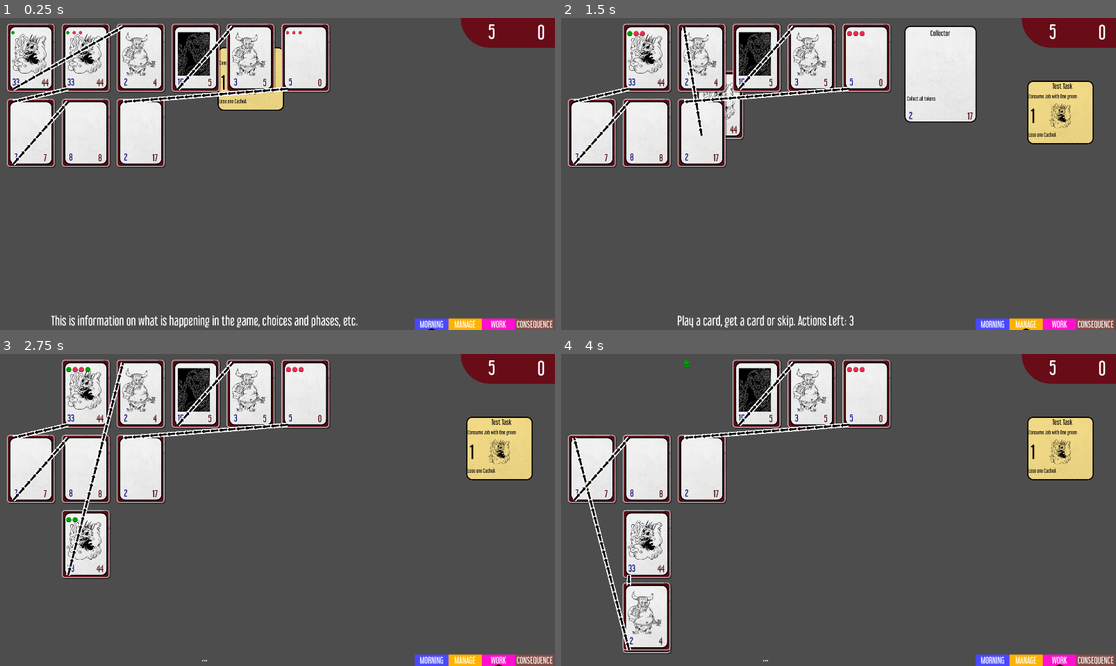
Above: before the commit, frames 1-4 (two rows, left to right).
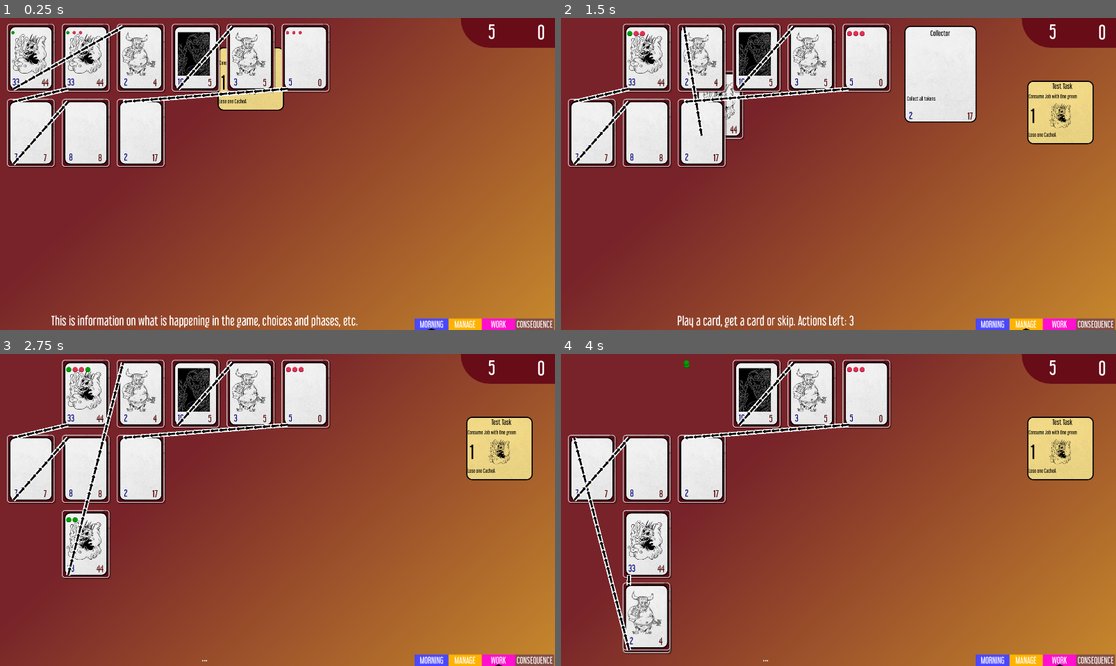
Above: after the commit, the same moments.

Repository: TicklesTheBrain/HellManager
Game: Godot game, scene res://scenes/main.tscn
Same seed, same stepped clock (60 frames per second), same inputs: the game is played once before the commit and once after it.
Inputs (mouse positions are in pixels of both pictures, inside the frame that each line leads up to):
- Up to frame 1 (0.25 s): no input
- Up to frame 2 (1.5 s): drag from (594, 58) to (755, 58) at 0.52 s; drag from (755, 133) to (644, 58) at 1.27 s
- Up to frame 3 (2.75 s): hold W (work) from 2.03 s (still down); click (83, 394) at 2.17 s
- Up to frame 4 (4 s): release W (work) at 2.75 s; drag from (644, 394) to (644, 544) at 2.77 s; drag from (699, 394) to (644, 619) at 3.52 s

The runs differ from the first frame. In frame 1, 79% of the frame differs, in the area x 0-100%, y 0-100%; in frame 2, 75%; in frame 3, 78%; in frame 4, 79%.

Commit message:
draggable background v0.1

Diff:
--- /dev/null
+++ b/CanvasLayerFollowPosition.gd
@@ -0,0 +1,8 @@
+extends CanvasLayer
+class_name CanvasLayerFollowPosition
+
+@export var nodeForFollowPosition: Node2D
+
+func _process(_delta):
+    if nodeForFollowPosition != null:
+        offset = nodeForFollowPosition.position
--- /dev/null
+++ b/CompanyUICanvas.gd
@@ -0,0 +1,38 @@
+extends Node2D
+class_name CompanyUICanvas
+
+@export var background: ColorRect
+@export var collisionShape: CollisionShape2D
+@export var initialSize: Vector2
+
+var myStartPosition: Vector2
+var currentSize: Vector2
+var drag: bool = false
+
+func _ready():
+	makeSize(initialSize)
+	myStartPosition = position
+
+func _on_drag_area_company_ui_input_event(viewport:Node, event:InputEvent, _shape_idx:int):
+	if event is InputEventMouseButton and event.is_pressed() and event.button_index == MouseButton.MOUSE_BUTTON_LEFT:
+		Events.companyCanvasDragStart.emit(self)
+	if event is InputEventMouseButton and event.is_released() and event.button_index == MouseButton.MOUSE_BUTTON_LEFT:
+		Events.companyCanvasDragReleased.emit(self)
+	if event is InputEventMouseMotion and drag:
+		adjustDrag(event.relative, viewport)
+
+
+	pass # Replace with function body.
+
+func makeSize(size: Vector2):
+	background.size = size
+	collisionShape.shape.size = size
+	collisionShape.position = size/2
+	currentSize = size
+
+func adjustDrag(dragAmount: Vector2, viewport: Viewport):
+	var viewportSize = viewport.get_visible_rect().size
+	# print('viewportSize ', viewportSize)
+	position += dragAmount
+	position.x = clamp(position.x, (currentSize.x - viewportSize.x)*-1, myStartPosition.x)
+	position.y = clamp(position.y, (currentSize.y - viewportSize.y)*-1, myStartPosition.y)
--- /dev/null
+++ b/scenes/companyUICanvas.gdshader
@@ -0,0 +1,88 @@
+shader_type canvas_item;
+//A shader by 刚学shader的小策划@SL
+
+uniform float effect_filling: hint_range(0.0, 1.0, 0.01) = 1.0;
+uniform float angle: hint_range(-180.0, 180.0, 0.1) = 0.0;
+uniform float keep_saturation: hint_range(0.0, 1.0, 0.01) = 1.0;
+uniform float keep_luminance: hint_range(0.0, 1.0, 0.01) = 1.0;
+uniform vec4 color_start: source_color = vec4(1.0);
+uniform float start_pos: hint_range(0.0, 1.0, 0.01) = 0.0;
+uniform vec4 color_mid: source_color = vec4(1.0);
+uniform float mid_pos: hint_range(0.0, 1.0, 0.01) = 0.5;
+uniform vec4 color_end: source_color = vec4(1.0);
+uniform float end_pos: hint_range(0.0, 1.0, 0.01) = 1.0;
+uniform bool midpos_enabled = false;
+
+uniform float range_start: hint_range(0.0, 1.0, 0.01) = 0.0;
+uniform float range_end: hint_range(0.0, 1.0, 0.01) = 1.0;
+uniform float range_softedge: hint_range(0.0, 1.0, 0.01) = 0.1;
+
+//Functions from @nonunknown
+vec3 rgb2hsv(vec3 c)
+{
+    vec4 K = vec4(0.0, -1.0 / 3.0, 2.0 / 3.0, -1.0);
+    vec4 p = mix(vec4(c.bg, K.wz), vec4(c.gb, K.xy), step(c.b, c.g));
+    vec4 q = mix(vec4(p.xyw, c.r), vec4(c.r, p.yzx), step(p.x, c.r));
+
+    float d = q.x - min(q.w, q.y);
+    float e = 1.0e-10;
+    return vec3(abs(q.z + (q.w - q.y) / (6.0 * d + e)), d / (q.x + e), q.x);
+}
+
+vec3 hsv2rgb(vec3 c)
+{
+    vec4 K = vec4(1.0, 2.0 / 3.0, 1.0 / 3.0, 3.0);
+    vec3 p = abs(fract(c.xxx + K.xyz) * 6.0 - K.www);
+    return c.z * mix(K.xxx, clamp(p - K.xxx, 0.0, 1.0), c.y);
+}
+
+void fragment() {
+	vec4 tex = texture(TEXTURE, UV);
+	vec3 hsv = rgb2hsv(tex.rgb);
+
+	vec2 angle_vec = vec2(cos(angle/180.0*PI),sin(angle/180.0*PI));
+	float _uv_pos = dot(vec2(UV.x-0.5, UV.y-0.5),angle_vec) + 0.5;
+
+	// the .r here represents HUE, .g is SATURATION, .b is LUMINANCE
+	vec4 color = vec4(1.0);
+
+	if (_uv_pos < start_pos) {color = color_start;}
+	if (_uv_pos > end_pos) {color = color_end;}
+
+	if (_uv_pos > start_pos && _uv_pos < end_pos){
+		if (midpos_enabled && mid_pos > start_pos && mid_pos < end_pos){
+			if (_uv_pos > mid_pos){
+				color = mix(color_mid, color_end, (_uv_pos-mid_pos)/(end_pos-mid_pos));
+			}
+			else{
+				color = mix(color_start, color_mid,(_uv_pos-start_pos)/(mid_pos-start_pos));
+			}
+		}
+		else {
+			color = mix(color_start, color_end, (_uv_pos-start_pos)/(end_pos-start_pos));
+		}
+	}
+
+	vec3 _c = rgb2hsv(color.rgb);
+	vec3 new_color = vec3(_c.r,mix(_c.g,hsv.g,keep_saturation),mix(_c.b,hsv.b,keep_luminance));
+
+	tex = vec4(hsv2rgb(new_color),tex.a);
+
+	//Range参数在这里生效：超出Range范围时调整其实际filling值
+	float _filling = effect_filling;
+
+	if (range_start > 0.0){
+		if (_uv_pos < (range_start - range_softedge)){_filling = 0.0;}
+		if (_uv_pos > (range_start - range_softedge) && _uv_pos < (range_start + range_softedge)){
+			_filling *= (_uv_pos - (range_start - range_softedge))/ (range_softedge*2.0) ;}
+		}
+
+	if (range_end < 1.0 && range_end > range_start){
+		if (_uv_pos > (range_end + range_softedge)){_filling = 0.0;}
+		if (_uv_pos > (range_end - range_softedge) && _uv_pos < (range_end + range_softedge)){
+			_filling *= 1.0 - (_uv_pos - (range_end - range_softedge))/ (range_softedge*2.0) ;}
+		}
+
+	COLOR = mix( texture(TEXTURE, UV), tex, _filling);
+	COLOR.a = texture(TEXTURE, UV).a;
+}
--- /dev/null
+++ b/scenes/companyUICanvas.tscn
@@ -0,0 +1,45 @@
+[gd_scene load_steps=5 format=3 uid="uid://6sbacijn0esb"]
+
+[ext_resource type="Script" path="res://CompanyUICanvas.gd" id="1_g141p"]
+[ext_resource type="Shader" path="res://scenes/companyUICanvas.gdshader" id="2_o4lkb"]
+
+[sub_resource type="ShaderMaterial" id="ShaderMaterial_emcrn"]
+shader = ExtResource("2_o4lkb")
+shader_parameter/effect_filling = 1.0
+shader_parameter/angle = 55.9
+shader_parameter/keep_saturation = 0.0
+shader_parameter/keep_luminance = 0.0
+shader_parameter/color_start = Color(0.46875, 0.138165, 0.162669, 1)
+shader_parameter/start_pos = 0.0
+shader_parameter/color_mid = Color(0.867188, 0.648528, 0.175683, 1)
+shader_parameter/mid_pos = 0.5
+shader_parameter/color_end = Color(0.00348503, 0.378906, 0.0532548, 1)
+shader_parameter/end_pos = 1.0
+shader_parameter/midpos_enabled = true
+shader_parameter/range_start = 0.0
+shader_parameter/range_end = 1.0
+shader_parameter/range_softedge = 0.1
+
+[sub_resource type="RectangleShape2D" id="RectangleShape2D_qj248"]
+size = Vector2(128, 91)
+
+[node name="CompanyUICanvas" type="Node2D" node_paths=PackedStringArray("background", "collisionShape")]
+script = ExtResource("1_g141p")
+background = NodePath("CompanyBackground")
+collisionShape = NodePath("DragAreaCompanyUI/CollisionShape2D")
+initialSize = Vector2(500, 500)
+
+[node name="CompanyBackground" type="ColorRect" parent="."]
+material = SubResource("ShaderMaterial_emcrn")
+offset_right = 40.0
+offset_bottom = 40.0
+mouse_filter = 2
+color = Color(1, 0.297744, 0.675507, 1)
+
+[node name="DragAreaCompanyUI" type="Area2D" parent="."]
+
+[node name="CollisionShape2D" type="CollisionShape2D" parent="DragAreaCompanyUI"]
+position = Vector2(64, 45.5)
+shape = SubResource("RectangleShape2D_qj248")
+
+[connection signal="input_event" from="DragAreaCompanyUI" to="." method="_on_drag_area_company_ui_input_event"]
--- a/scenes/main.tscn
+++ b/scenes/main.tscn
@@ -54,6 +54,8 @@
 [ext_resource type="PackedScene" uid="uid://bav2v2vhrfn3o" path="res://scenes/task_ui.tscn" id="37_62ix5"]
 [ext_resource type="Script" path="res://src/ui_code/phase_show_ui.gd" id="43_dqmsq"]
 [ext_resource type="Script" path="res://scenes/general_info_label.gd" id="43_j5rga"]
+[ext_resource type="Script" path="res://CanvasLayerFollowPosition.gd" id="45_juffj"]
+[ext_resource type="PackedScene" uid="uid://6sbacijn0esb" path="res://scenes/companyUICanvas.tscn" id="45_k7yar"]
 
 [sub_resource type="Resource" id="Resource_lfh2a"]
 script = ExtResource("7_b1mae")
@@ -638,20 +640,15 @@
 [node name="TaskDiscard" type="Node" parent="TaskManager"]
 script = ExtResource("18_1vww6")
 
-[node name="MouseOverLord" type="Node2D" parent="."]
-position = Vector2(1188, 27)
-script = ExtResource("3_2pjbp")
-hideDelay = 0.15
-
 [node name="CompanyUILord" type="Node2D" parent="." node_paths=PackedStringArray("jobManager", "lineLayer", "jobLayer", "tokenLayer")]
 script = ExtResource("2_hwxbs")
 jobManager = NodePath("../JobLord")
 lineUIPacked = ExtResource("3_m468t")
 jobUIPacked = ExtResource("5_b0wxn")
 tokenUIPacked = ExtResource("6_h2iy3")
-lineLayer = NodePath("LineLayer")
-jobLayer = NodePath("JobLayer")
-tokenLayer = NodePath("TokenLayer")
+lineLayer = NodePath("CompanyUICanvas/LineLayer")
+jobLayer = NodePath("CompanyUICanvas/JobLayer")
+tokenLayer = NodePath("CompanyUICanvas/TokenLayer")
 gridCellSizeVector = Vector2(165, 235)
 gridGapSizeVector = Vector2(25, 25)
 gridSizeVector = Vector2(1300, 1200)
@@ -659,13 +656,27 @@
 tokenMoveTime = null
 tokenFadeTime = null
 
-[node name="LineLayer" type="CanvasLayer" parent="CompanyUILord"]
+[node name="CompanyUICanvas" parent="CompanyUILord" instance=ExtResource("45_k7yar")]
+initialSize = Vector2(3000, 4000)
+
+[node name="LineLayer" type="CanvasLayer" parent="CompanyUILord/CompanyUICanvas" node_paths=PackedStringArray("nodeForFollowPosition")]
 layer = 3
-
-[node name="JobLayer" type="CanvasLayer" parent="CompanyUILord"]
-
-[node name="TokenLayer" type="CanvasLayer" parent="CompanyUILord"]
+script = ExtResource("45_juffj")
+nodeForFollowPosition = NodePath("..")
+
+[node name="JobLayer" type="CanvasLayer" parent="CompanyUILord/CompanyUICanvas" node_paths=PackedStringArray("nodeForFollowPosition")]
+script = ExtResource("45_juffj")
+nodeForFollowPosition = NodePath("..")
+
+[node name="TokenLayer" type="CanvasLayer" parent="CompanyUILord/CompanyUICanvas" node_paths=PackedStringArray("nodeForFollowPosition")]
 layer = 4
+script = ExtResource("45_juffj")
+nodeForFollowPosition = NodePath("..")
+
+[node name="MouseOverLord" type="Node2D" parent="."]
+position = Vector2(1188, 27)
+script = ExtResource("3_2pjbp")
+hideDelay = 0.15
 
 [node name="HandPC" type="Node2D" parent="." node_paths=PackedStringArray("area", "logicalContainer")]
 position = Vector2(-17, -48)
--- a/src/Events.gd
+++ b/src/Events.gd
@@ -45,6 +45,8 @@
 
 ## UI Signals
 signal actionCardClicked(card: ActionCardUI, button: MouseButton)
+signal companyCanvasDragStart(companyCanvas: CompanyUICanvas)
+signal companyCanvasDragReleased(companyCanvas: CompanyUICanvas)
 signal jobClicked(jobUI: JobUI, button: MouseButton)
 signal jobClickReleased(jobUI: JobUI, button: MouseButton)
 signal jobDragStart(jobUI: JobUI)
--- a/src/InputManager.gd
+++ b/src/InputManager.gd
@@ -7,6 +7,7 @@
 @export var marketContainer: CardMarket
 @export var inputLock: bool = false
 
+var draggedCanvas: CompanyUICanvas
 var draggedJob: JobUI = null
 var activeChoice: Callable = Callable()
 
@@ -18,6 +19,8 @@
 	Events.employeeUIMouseOverEnd.connect(employeeMouseOverEnd)
 	Events.taskCardClicked.connect(taskClicked)
 	Events.cardUseStarted.connect(func(_c): inputLock = true)
+	Events.companyCanvasDragStart.connect(companyCanvasDragStart)
+	Events.companyCanvasDragReleased.connect(companyCanvasDragEnd)
 	#TODO: this input locking thing is fucked, need to do it a different way
 	Events.phaseStarted.connect(func(p):
 		if p == Globals.phases.WORK:
@@ -25,7 +28,20 @@
 		)
 	UIScheduler.finished.connect(func():inputLock = false)
 
+func companyCanvasDragStart(canvas: CompanyUICanvas):
+	if draggedJob == null and activeChoice.is_null():
+		draggedCanvas = canvas
+		canvas.drag = true
+
+
+func companyCanvasDragEnd(canvas: CompanyUICanvas):
+	if not canvas.drag:
+		return
+
+	cancelCanvasDrag()
+
 func taskClicked(taskUI: TaskCardUI, button):
+	cancelCanvasDrag()
 	if not inputLock and button == MOUSE_BUTTON_LEFT:
 		# print('task clicked')
 		taskHand.useCard(taskUI.card, receiveActiveChoice)
@@ -38,6 +54,7 @@
 	Events.employeeUIDetailsCloseRequest.emit(empUI)
 
 func cardClicked(cardUI: ActionCardUI, button: MouseButton):
+	cancelCanvasDrag()
 
 	#print('card clicked on input manger, input lock is ', inputLock, ' phase is ', phase)
 
@@ -65,6 +82,7 @@
 func jobClicked(jobUI: JobUI, _button):
 
 	#print('clicked on job ', jobUI, " with button ", button)
+	cancelCanvasDrag()
 
 	if Globals.marketOpen or Globals.slideInProgress:
 		return
@@ -95,3 +113,11 @@
 func receiveActiveChoice(callable: Callable):
 	activeChoice = callable
 	Events.showChoices.emit(callable.get_object().checkChoice)
+
+
+func cancelCanvasDrag():
+	if draggedCanvas == null:
+		return
+
+	draggedCanvas.drag = false
+	draggedCanvas = null
--- a/src/company/Job.gd
+++ b/src/company/Job.gd
@@ -9,7 +9,7 @@
 
 @export var outflow: Array[Job] = []
 
-@export var employee: Employee:
+@export var employee: Employee: #TODO: Move the initial export one to be placed via _ready() function
 	set(v):
 		if employee == null:
 			employee = v
--- a/src/ui_code/EmployeeUIl.gd
+++ b/src/ui_code/EmployeeUIl.gd
@@ -33,11 +33,11 @@
 		capacityLabel.text = str(employee.capacity)
 
 func _mouse_exited():
-	#print('emp UI mouse leave')
+	# print('emp UI mouse leave')
 	Events.employeeUIMouseOverEnd.emit(self)
 
 func _mouse_entered():
-	#print('emp UI mouse enter')
+	# print('emp UI mouse enter')
 	Events.employeeUIMouseOverStart.emit(self)
 
 func updatePrestige():
Not shown: 1 places in scenes/main.tscn that only renumber resources
